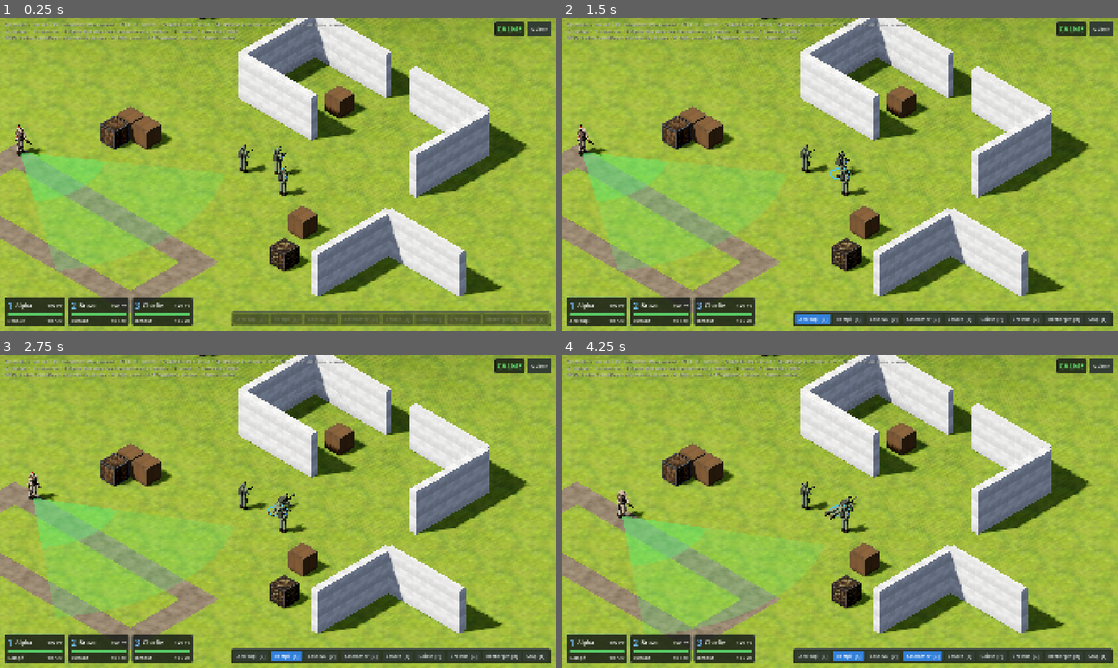
Above: before the commit, frames 1-4 (two rows, left to right).
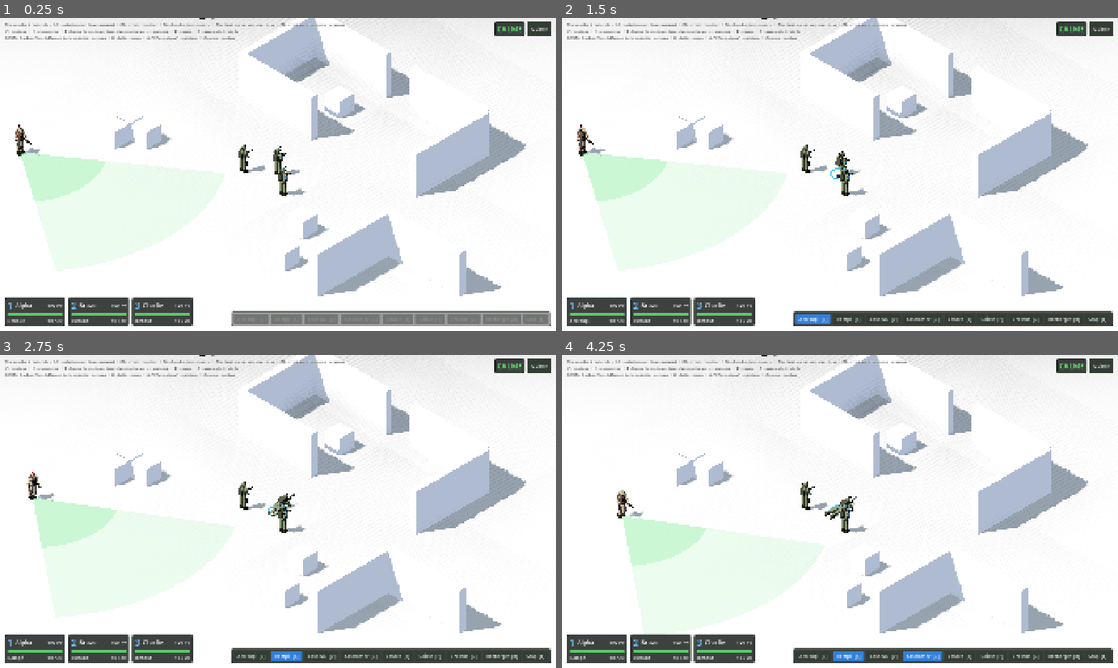
Above: after the commit, the same moments.

Repository: HackTechDev/Commando
Game: Godot game, scene res://scenes/levels/sandbox/sandbox.tscn
Same seed, same stepped clock (60 frames per second), same inputs: the game is played once before the commit and once after it.
Inputs (mouse positions are in pixels of both pictures, inside the frame that each line leads up to):
- Up to frame 1 (0.25 s): no input
- Up to frame 2 (1.5 s): tap Enter at 0.5 s; drag from (595, 312) to (895, 105) at 0.52 s; click "Accroupi [C]" at 1.25 s
- Up to frame 3 (2.75 s): click "Rampé [X]" at 2 s
- Up to frame 4 (4.25 s): click "Couteau [V]" at 2.75 s; click "Assommer [B]" at 3.5 s

The runs differ from the first frame. In frame 1, 94% of the frame differs, in the area x 0-100%, y 0-100%; in frame 2, 92%; in frame 3, 92%; in frame 4, 92%.

Commit message:
Textures lues à la volée au chargement du niveau
TextureLibrary lit les images du dossier externe CommandoAsset/textures
(réglable) et les affecte aux matériaux qui la demandent par métadonnée ;
décodage en parallèle, cache vidé à la sortie du niveau. Les copies dans
assets/textures sont supprimées ; skin des caisses devient un chemin.

Co-Authored-By: Claude Opus 5.5 <noreply@anthropic.com>

Diff:
--- a/project.godot
+++ b/project.godot
@@ -22,6 +22,10 @@
 SelectionManager="*res://scripts/autoload/selection_manager.gd"
 Sfx="*res://scripts/autoload/sfx.gd"
 
+[commando]
+
+assets/texture_dir="../CommandoAsset/textures"
+
 [display]
 
 window/size/viewport_width=1920
--- a/scenes/levels/sandbox/sandbox.tscn
+++ b/scenes/levels/sandbox/sandbox.tscn
@@ -7,10 +7,6 @@
 [ext_resource type="PackedScene" path="res://scenes/props/crate.tscn" id="5"]
 [ext_resource type="PackedScene" path="res://scenes/ui/hud.tscn" id="6"]
 [ext_resource type="PackedScene" path="res://scenes/enemies/enemy.tscn" id="7"]
-[ext_resource type="Texture2D" path="res://assets/textures/ground_grass.jpg" id="8"]
-[ext_resource type="Texture2D" path="res://assets/textures/ground_dirt.png" id="9"]
-[ext_resource type="Texture2D" path="res://assets/textures/crate_wood_dark.jpg" id="10"]
-[ext_resource type="Texture2D" path="res://assets/textures/crate_wood_hazard.jpg" id="11"]
 
 [sub_resource type="Curve3D" id="patrol_a"]
 _data = {
@@ -39,20 +35,20 @@
 
 [sub_resource type="StandardMaterial3D" id="ground_mat"]
 albedo_color = Color(0.85, 0.85, 0.8, 1)
-albedo_texture = ExtResource("8")
 roughness = 1.0
 uv1_scale = Vector3(0.33, 0.33, 0.33)
 uv1_triplanar = true
 uv1_world_triplanar = true
 texture_filter = 5
+metadata/albedo_source = "tex_nature/grass_mowed_green_a.jpg"
 
 [sub_resource type="StandardMaterial3D" id="dirt_mat"]
-albedo_texture = ExtResource("9")
 roughness = 1.0
 uv1_scale = Vector3(0.4, 0.4, 0.4)
 uv1_triplanar = true
 uv1_world_triplanar = true
 texture_filter = 5
+metadata/albedo_source = "tex_nature/dirt002.png"
 
 [sub_resource type="PlaneMesh" id="dirt_long"]
 material = SubResource("dirt_mat")
@@ -137,7 +133,7 @@
 
 [node name="Crate2" parent="NavigationRegion3D" instance=ExtResource("5")]
 transform = Transform3D(1, 0, 0, 0, 1, 0, 0, 0, 1, -9, 0, 6.3)
-skin = ExtResource("10")
+skin = "tex_base/ecrate_drty-fmtl3.jpg"
 
 [node name="Crate3" parent="NavigationRegion3D" instance=ExtResource("5")]
 transform = Transform3D(1, 0, 0, 0, 1, 0, 0, 0, 1, -7.7, 0, 5)
@@ -147,7 +143,7 @@
 
 [node name="Crate5" parent="NavigationRegion3D" instance=ExtResource("5")]
 transform = Transform3D(1, 0, 0, 0, 1, 0, 0, 0, 1, 6.5, 0, 8)
-skin = ExtResource("11")
+skin = "tex_base/ecrate_dunno.jpg"
 
 [node name="Crate6" parent="NavigationRegion3D" instance=ExtResource("5")]
 transform = Transform3D(1, 0, 0, 0, 1, 0, 0, 0, 1, -2, 0, -5)
--- a/scenes/props/crate.tscn
+++ b/scenes/props/crate.tscn
@@ -1,18 +1,17 @@
-[gd_scene load_steps=5 format=3]
+[gd_scene load_steps=4 format=3]
 
 [ext_resource type="Script" path="res://scripts/props/climbable.gd" id="1"]
-[ext_resource type="Texture2D" path="res://assets/textures/crate_wood.jpg" id="2"]
 
 [sub_resource type="BoxShape3D" id="shape"]
 size = Vector3(1.2, 1.2, 1.2)
 
 [sub_resource type="StandardMaterial3D" id="mat"]
-albedo_texture = ExtResource("2")
 roughness = 0.9
 uv1_scale = Vector3(0.8333, 0.8333, 0.8333)
 uv1_offset = Vector3(0.5, 0.5, 0.5)
 uv1_triplanar = true
 texture_filter = 5
+metadata/albedo_source = "tex_base/ecrate_cln.jpg"
 
 [sub_resource type="BoxMesh" id="mesh"]
 material = SubResource("mat")
--- a/scenes/props/wall.tscn
+++ b/scenes/props/wall.tscn
@@ -1,17 +1,15 @@
-[gd_scene load_steps=5 format=3]
-
-[ext_resource type="Texture2D" path="res://assets/textures/wall_cinderblock.jpg" id="1"]
+[gd_scene load_steps=4 format=3]
 
 [sub_resource type="BoxShape3D" id="shape"]
 size = Vector3(6, 3, 0.5)
 
 [sub_resource type="StandardMaterial3D" id="mat"]
-albedo_texture = ExtResource("1")
 roughness = 0.95
 uv1_scale = Vector3(0.9, 0.9, 0.9)
 uv1_triplanar = true
 uv1_world_triplanar = true
 texture_filter = 5
+metadata/albedo_source = "tex_ctp1/bricks_g_1.jpg"
 
 [sub_resource type="BoxMesh" id="mesh"]
 material = SubResource("mat")
--- a/scripts/levels/level_root.gd
+++ b/scripts/levels/level_root.gd
@@ -1,6 +1,7 @@
 class_name LevelRoot
 extends Node3D
-## Racine d'un niveau : génère la navigation à partir de la géométrie, et la
+## Racine d'un niveau : charge les textures externes de ses matériaux
+## (`TextureLibrary`), génère la navigation à partir de la géométrie, et la
 ## recalcule quand un obstacle est déplacé.
 
 @onready var _navigation: NavigationRegion3D = $NavigationRegion3D
@@ -10,9 +11,15 @@
 
 
 func _ready() -> void:
+	# Après le `_ready` des enfants : les caisses ont déjà choisi leur variante.
+	TextureLibrary.apply_to_tree(self)
 	_navigation.bake_navigation_mesh(false)
 	_navigation.bake_finished.connect(_on_bake_finished)
 	EventBus.navigation_obstacle_moved.connect(_rebake)
+
+
+func _exit_tree() -> void:
+	TextureLibrary.clear()
 
 
 ## Recalcule la navigation en arrière-plan (un seul calcul à la fois).
--- /dev/null
+++ b/scripts/levels/texture_library.gd
@@ -0,0 +1,120 @@
+class_name TextureLibrary
+extends RefCounted
+## Textures lues à la volée depuis le dossier de textures externe (hors du
+## projet, donc non importées par Godot), au chargement d'un niveau.
+##
+## Un matériau (`BaseMaterial3D`) demande une texture par une métadonnée
+## contenant son chemin relatif au dossier de textures, par exemple
+## `metadata/albedo_source = "tex_nature/grass_mowed_green_a.jpg"`.
+## `apply_to_tree` parcourt un niveau, décode toutes les images demandées en
+## parallèle puis les affecte aux matériaux.
+##
+## Dossier : variable d'environnement `COMMANDO_TEXTURES`, sinon le réglage
+## de projet `commando/assets/texture_dir`. Un chemin relatif part du
+## dossier du projet (éditeur) ou de l'exécutable (jeu exporté).
+
+const SETTING := "commando/assets/texture_dir"
+const DEFAULT_DIR := "../CommandoAsset/textures"
+const ENV_VAR := "COMMANDO_TEXTURES"
+## Métadonnée du matériau → emplacement de texture qu'elle remplit.
+const SLOTS := {
+	&"albedo_source": BaseMaterial3D.TEXTURE_ALBEDO,
+	&"normal_source": BaseMaterial3D.TEXTURE_NORMAL,
+	&"roughness_source": BaseMaterial3D.TEXTURE_ROUGHNESS,
+}
+
+## Chemin relatif → texture (null si le fichier manque ou est illisible).
+static var _cache: Dictionary = {}
+
+
+## Dossier absolu des textures.
+static func root_dir() -> String:
+	var dir := OS.get_environment(ENV_VAR)
+	if dir.is_empty():
+		dir = str(ProjectSettings.get_setting(SETTING, DEFAULT_DIR))
+	if dir.is_absolute_path():
+		return dir
+	var base := ProjectSettings.globalize_path("res://")
+	if not OS.has_feature("editor"):
+		base = OS.get_executable_path().get_base_dir()
+	return base.path_join(dir).simplify_path()
+
+
+## Affecte leurs textures externes à tous les matériaux de `root` et de ses
+## descendants (scènes instanciées comprises).
+static func apply_to_tree(root: Node) -> void:
+	var materials: Array[BaseMaterial3D] = []
+	for node in root.find_children("*", "GeometryInstance3D", true, false):
+		for material in _materials_of(node as GeometryInstance3D):
+			if not materials.has(material):
+				materials.append(material)
+	var paths: Array[String] = []
+	for material in materials:
+		for key: StringName in SLOTS:
+			if material.has_meta(key):
+				paths.append(str(material.get_meta(key)))
+	load_textures(paths)
+	for material in materials:
+		for key: StringName in SLOTS:
+			if material.has_meta(key):
+				material.set_texture(SLOTS[key], get_texture(str(material.get_meta(key))))
+
+
+## Charge en parallèle les textures de `paths` absentes du cache.
+static func load_textures(paths: Array[String]) -> void:
+	var todo: Array[String] = []
+	var root := root_dir()
+	for path in paths:
+		if _cache.has(path) or todo.has(path):
+			continue
+		if not FileAccess.file_exists(root.path_join(path)):
+			push_warning("Texture introuvable : %s" % root.path_join(path))
+			_cache[path] = null
+			continue
+		todo.append(path)
+	if todo.is_empty():
+		return
+	# Décodage et mipmaps (le plus long) dans les fils de travail ; la
+	# création des textures reste dans le fil principal.
+	var images: Array = []
+	images.resize(todo.size())
+	var decode := func(i: int) -> void:
+		var image := Image.load_from_file(root.path_join(todo[i]))
+		if image != null and not image.is_empty():
+			image.generate_mipmaps()
+			images[i] = image
+	var task := WorkerThreadPool.add_group_task(decode, todo.size())
+	WorkerThreadPool.wait_for_group_task_completion(task)
+	for i in todo.size():
+		var image: Image = images[i]
+		if image == null:
+			push_warning("Texture illisible : %s" % root.path_join(todo[i]))
+			_cache[todo[i]] = null
+		else:
+			_cache[todo[i]] = ImageTexture.create_from_image(image)
+
+
+## Texture déjà chargée (ou chargée maintenant) pour `path`, ou null.
+static func get_texture(path: String) -> Texture2D:
+	if not _cache.has(path):
+		load_textures([path])
+	return _cache.get(path)
+
+
+## Oublie les textures chargées (les matériaux gardent les leurs).
+static func clear() -> void:
+	_cache.clear()
+
+
+static func _materials_of(geometry: GeometryInstance3D) -> Array[BaseMaterial3D]:
+	var found: Array[BaseMaterial3D] = []
+	var override := geometry.material_override as BaseMaterial3D
+	if override:
+		found.append(override)
+	var mesh_instance := geometry as MeshInstance3D
+	if mesh_instance and mesh_instance.mesh:
+		for i in mesh_instance.mesh.get_surface_count():
+			var material := mesh_instance.get_active_material(i) as BaseMaterial3D
+			if material and not found.has(material):
+				found.append(material)
+	return found
--- a/scripts/props/climbable.gd
+++ b/scripts/props/climbable.gd
@@ -17,8 +17,9 @@
 @export var half_extent: float = 0.6
 ## Distance entre le bord de l'objet et le point d'où l'on grimpe.
 @export var access_margin: float = 0.55
-## Texture remplaçant celle de la scène (variante de caisse), ou rien.
-@export var skin: Texture2D
+## Texture remplaçant celle de la scène (variante de caisse), en chemin
+## relatif au dossier de textures externe (`TextureLibrary`), ou vide.
+@export var skin: String = ""
 
 ## Unité actuellement dessus (ou en train d'y monter).
 var occupant: Commando
@@ -27,9 +28,10 @@
 
 
 func _ready() -> void:
-	if skin == null:
+	if skin.is_empty():
 		return
-	# Même matériau, autre texture : copie propre à cette caisse.
+	# Même matériau, autre texture : copie propre à cette caisse, que le
+	# niveau texturera à son chargement.
 	for child in get_children():
 		var mesh := child as MeshInstance3D
 		if mesh == null:
@@ -37,7 +39,7 @@
 		var material := mesh.get_active_material(0) as StandardMaterial3D
 		if material:
 			material = material.duplicate() as StandardMaterial3D
-			material.albedo_texture = skin
+			material.set_meta(&"albedo_source", skin)
 			mesh.material_override = material
 
 
Binary file removed: assets/textures/crate_wood.jpg
Not shown, removed: assets/textures/crate_wood.jpg.import
Binary file removed: assets/textures/crate_wood_dark.jpg
Not shown, removed: assets/textures/crate_wood_dark.jpg.import
Binary file removed: assets/textures/crate_wood_hazard.jpg
Not shown, removed: assets/textures/crate_wood_hazard.jpg.import
Binary file removed: assets/textures/ground_dirt.png
Not shown, removed: assets/textures/ground_dirt.png.import
Binary file removed: assets/textures/ground_grass.jpg
Not shown, removed: assets/textures/ground_grass.jpg.import
Binary file removed: assets/textures/wall_cinderblock.jpg
Not shown, removed: assets/textures/wall_cinderblock.jpg.import
(and 7 more such lines)
